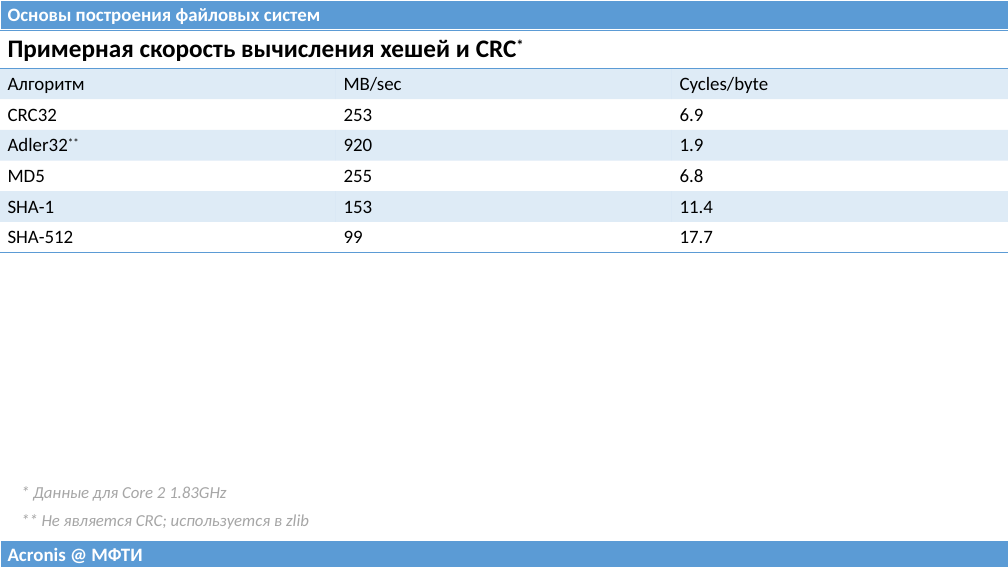
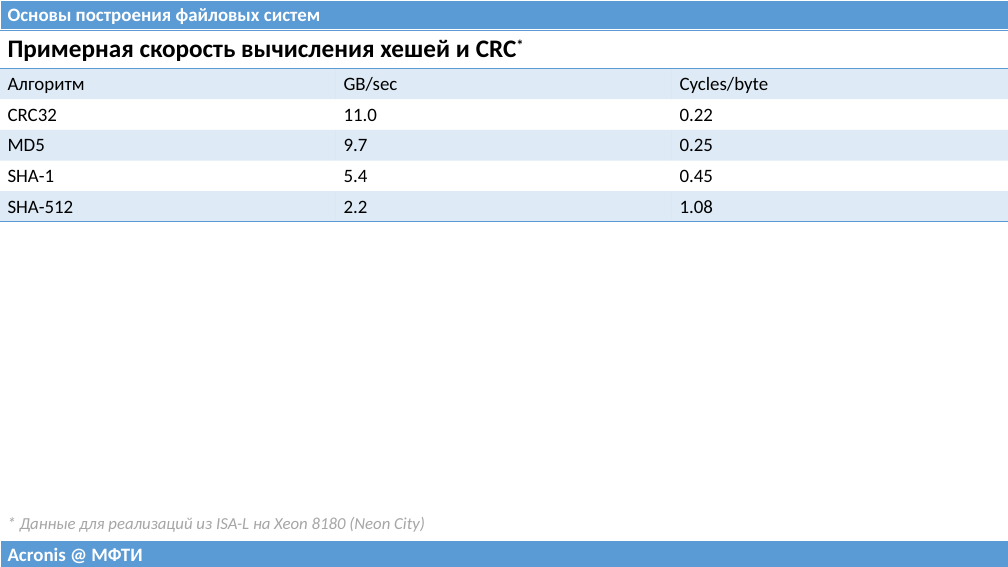
Before and after one commit to 75cc8545e7b021ed280ed0ef99fc7fc4/filesystems-101, a slide deck: slide 17 of talks/src/class07.pptx (slide 18 before the commit). Drawn at 1008x567 pixels with LibreOffice and Linux fonts; fonts in the diff are those of the drawing. Boxes give left, top, right and bottom in pixels: in the first picture for what was removed or moved away, otherwise in the second. Text is boxed around its words. In the diff, an @@ line names an element or a change of style, - is before the commit and + after.

```diff
--- a/talks/src/class07.pptx
+++ b/talks/src/class07.pptx
@@ table at bbox=[0, 30, 1007, 219] @@
-row 2: Алгоритм | MB/sec | Cycles/byte
-row 3: CRC32 | 253 | 6.9
-row 4: Adler32** | 920 | 1.9
-row 5: MD5 | 255 | 6.8
-row 6: SHA-1 | 153 | 11.4
-row 7: SHA-512 | 99 | 17.7
+row 2: Алгоритм | GB/sec | Cycles/byte
+row 3: CRC32 | 11.0 | 0.22
+row 4: MD5 | 9.7 | 0.25
+row 5: SHA-1 | 5.4 | 0.45
+row 6: SHA-512 | 2.2 | 1.08
@@ text at bbox=[20, 517, 425, 532]: text changed @@
-* Данные для Core 2 1.83GHz
+* Данные для реализаций из ISA-L на Xeon 8180 (Neon City)
@@ text removed at bbox=[42, 514, 309, 529] @@
-** Не является CRC; используется в zlib
```
Also in this commit, not shown: 9 other slides changed, 14 slides added, 8 slides removed, 1 other file.
